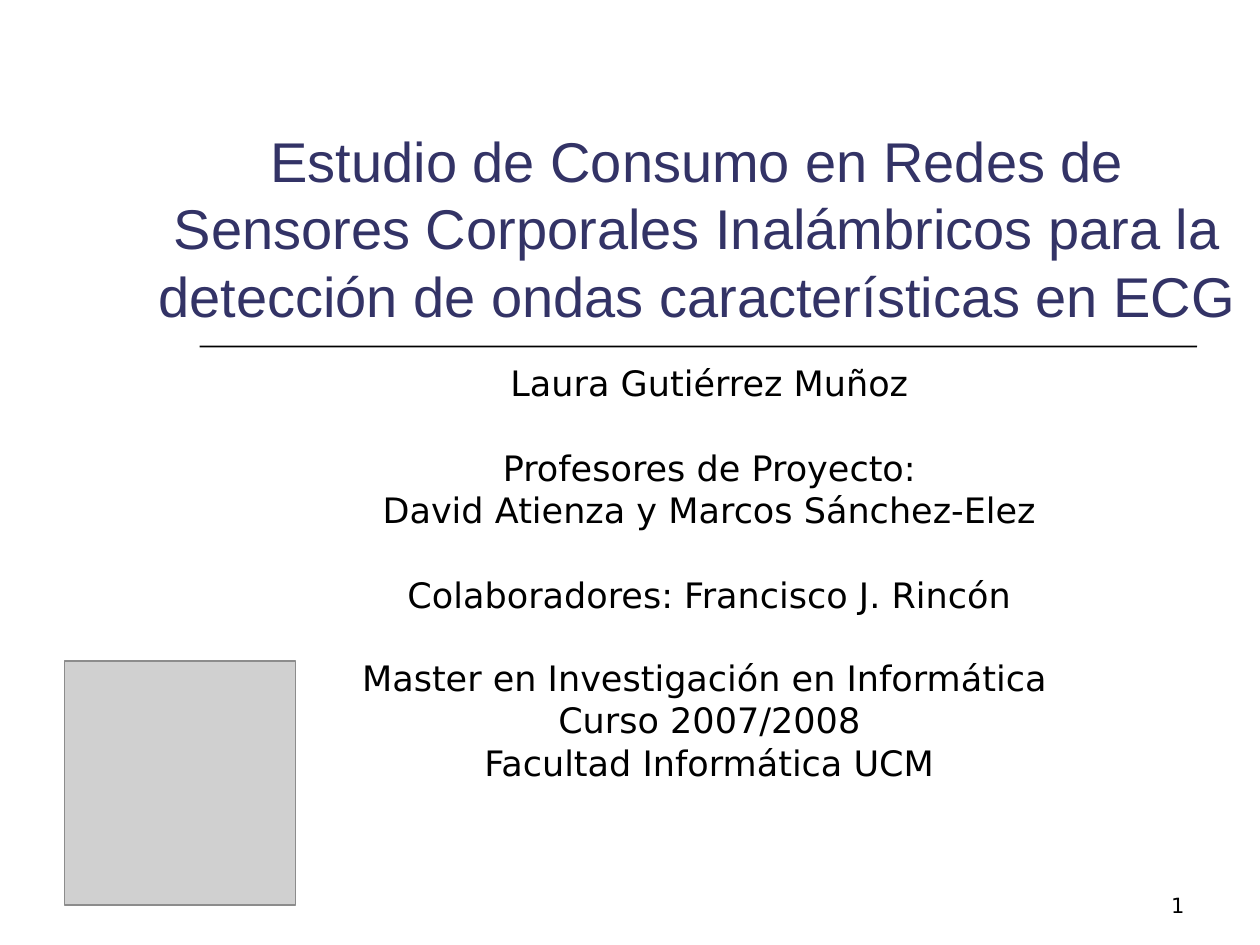
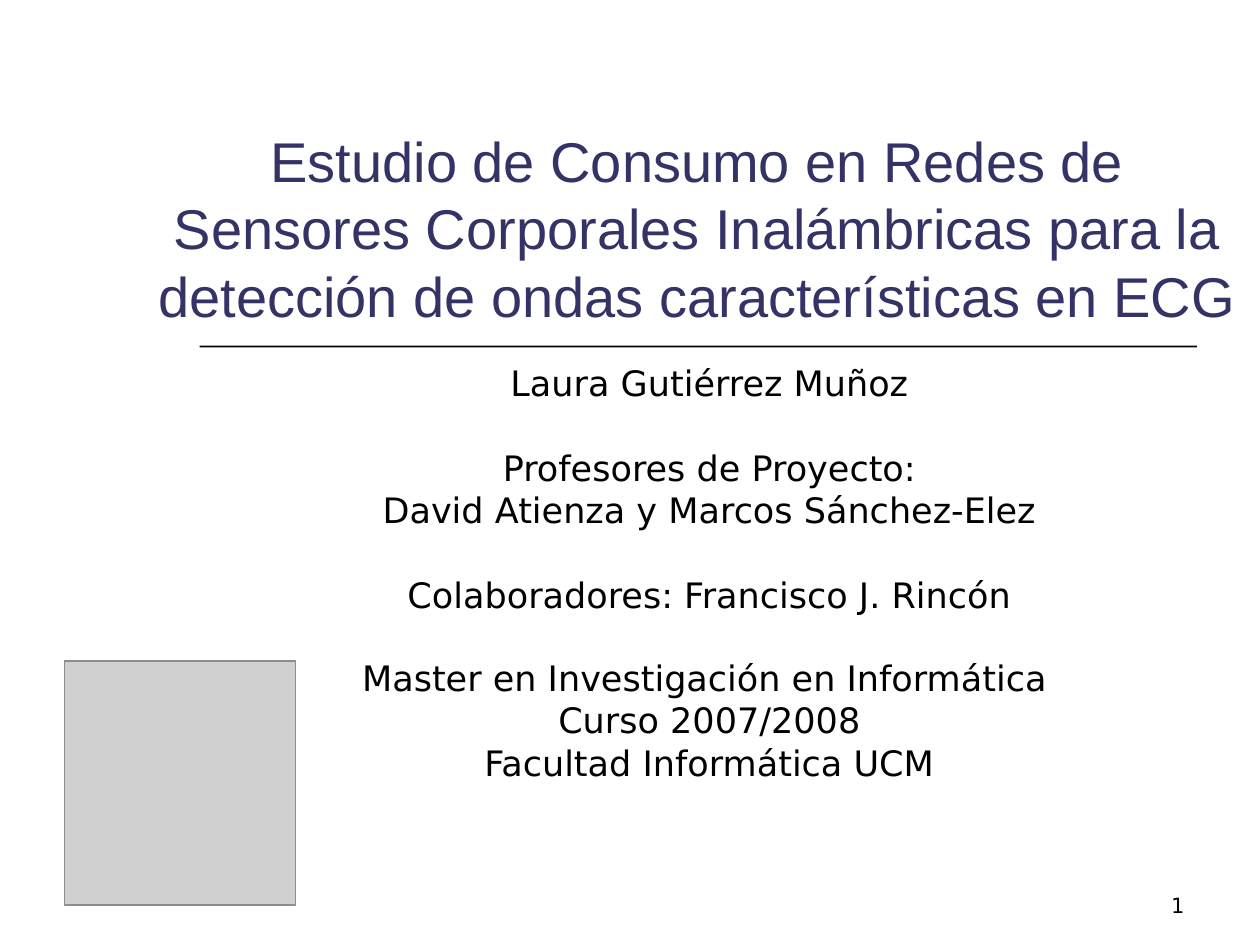
Before and after one commit to mmja/redsensores, a slide deck: slide 1 of Memoria/Consumo.ppt. Drawn at 1260x945 pixels with LibreOffice and Linux fonts; fonts in the diff are those of the drawing; grey boxes stand for pictures. Boxes give left, top, right and bottom in pixels: in the first picture for what was removed or moved away, otherwise in the second. Text is boxed around its words. In the diff, an @@ line names an element or a change of style, - is before the commit and + after.

```diff
--- a/Memoria/Consumo.ppt
+++ b/Memoria/Consumo.ppt
@@ title at (x1=158, y1=141, x2=1235, y2=318): text changed @@
-Estudio de Consumo en Redes de Sensores Corporales Inalámbricos para la detección de ondas características en ECG
+Estudio de Consumo en Redes de Sensores Corporales Inalámbricas para la detección de ondas características en ECG
```
